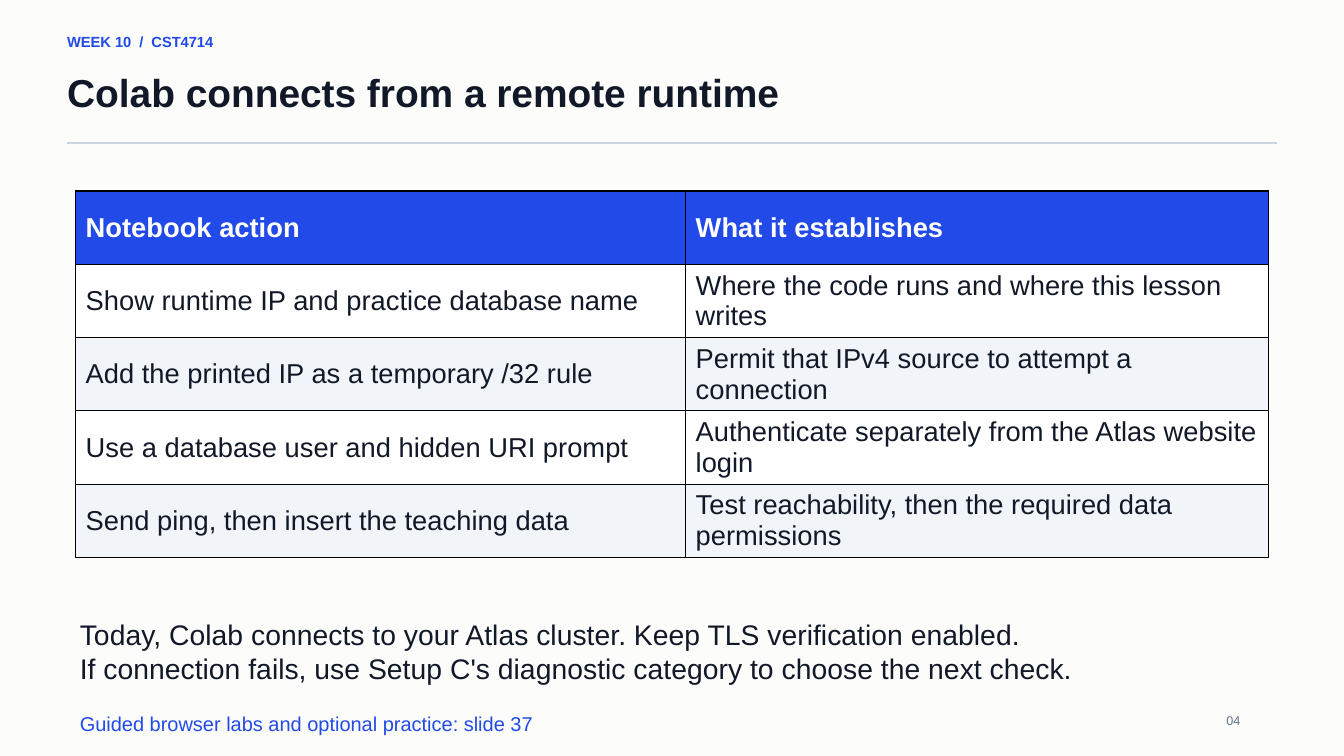
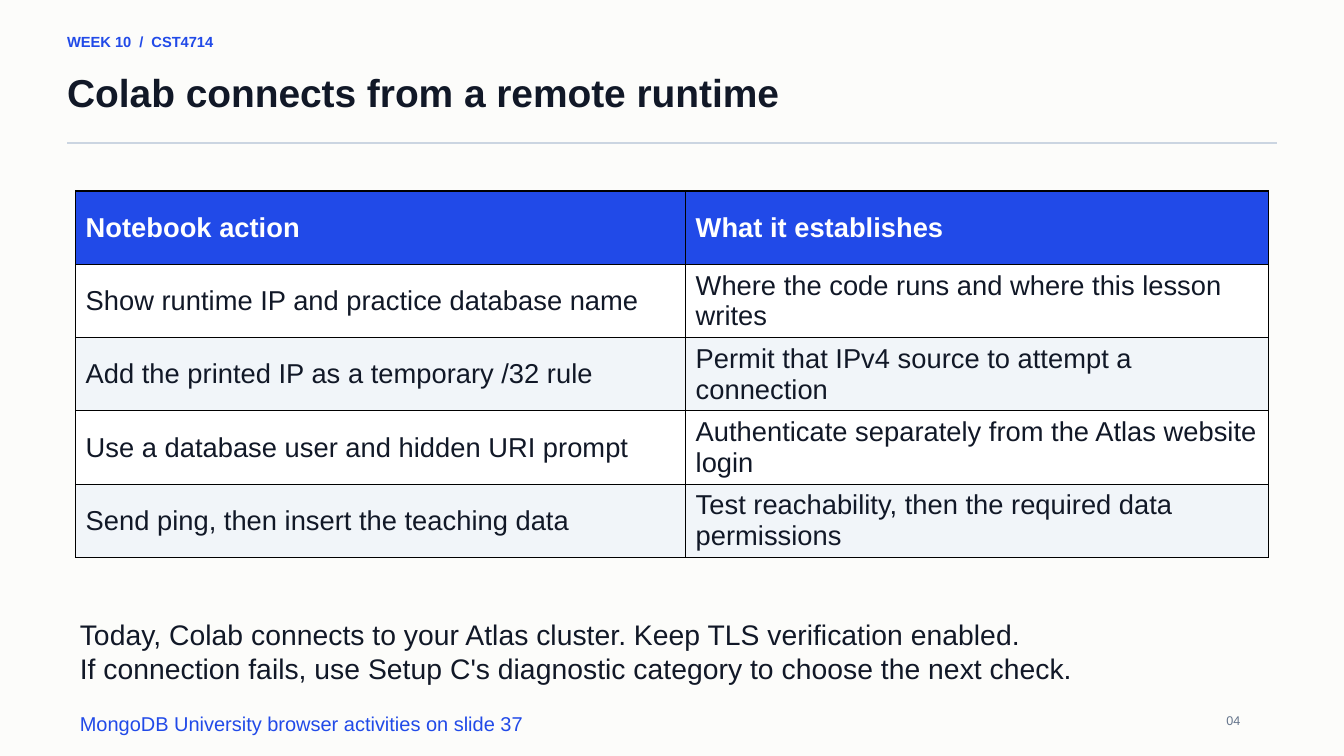
Before and after one commit to lolusername/CST4714_DB_admin, a slide deck: slide 4 of week_10/week_10_mql_document_modeling.pptx. Drawn at 1344x756 pixels with LibreOffice and Linux fonts; fonts in the diff are those of the drawing. Boxes give left, top, right and bottom in pixels: in the first picture for what was removed or moved away, otherwise in the second. Text is boxed around its words. In the diff, an @@ line names an element or a change of style, - is before the commit and + after.

```diff
--- a/week_10/week_10_mql_document_modeling.pptx
+++ b/week_10/week_10_mql_document_modeling.pptx
@@ text at (80, 716, 522, 735): text changed @@
-Guided browser labs and optional practice: slide 37
+MongoDB University browser activities on slide 37
```
Also in this commit, not shown: 7 other slides changed, 4 other files.
